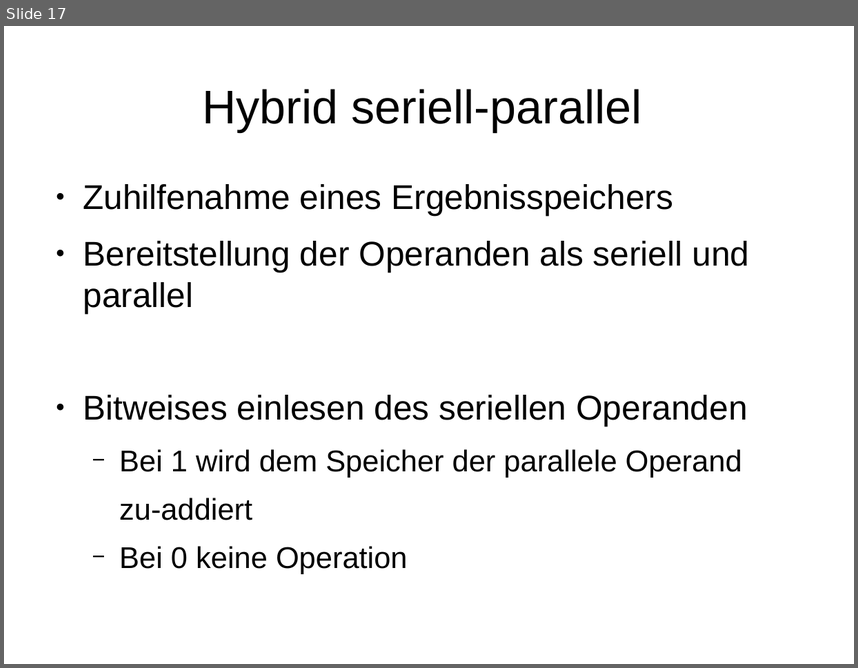
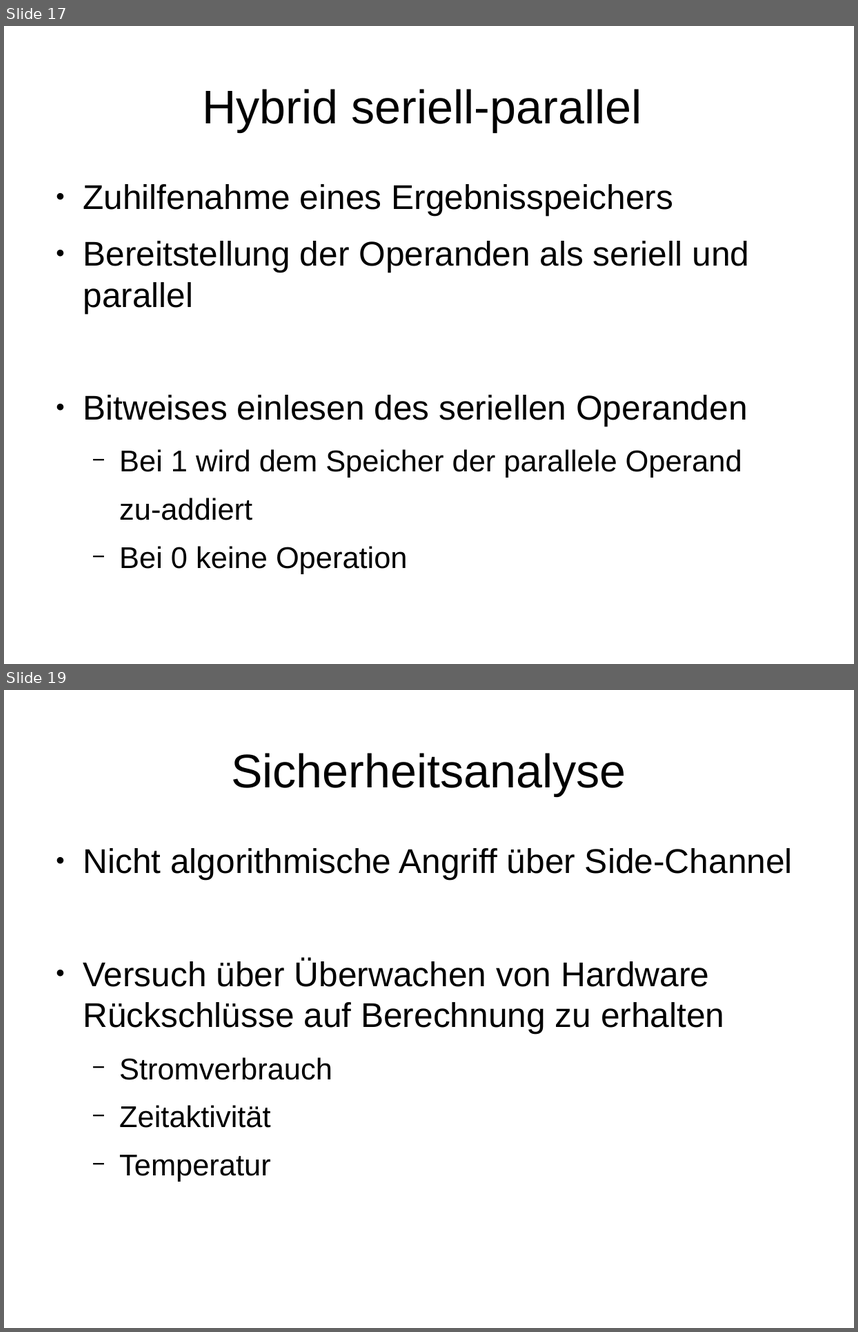
Before and after one commit to stadler-tom/schreibzeug, a slide deck: Presentation/Hauptseminar_RSA.odp. Shown one above the other, each under a label of ours: slide 17 before the commit, slides 17 and 19 after it; the slides between them are not shown. The pictures are 858x668 and 858x1332 pixels, drawn with LibreOffice and Linux fonts; fonts in the diff are those of the drawing. Boxes give left, top, right and bottom in pixels: in the first picture for what was removed or moved away, otherwise in the second. Text is boxed around its words. In the diff, an @@ line names an element or a change of style, - is before the commit and + after.

```diff
--- a/Presentation/Hauptseminar_RSA.odp
+++ b/Presentation/Hauptseminar_RSA.odp
@@ slide 19 added at (4, 690, 854, 1328), background #FFFFFF @@
@@ title added at (231, 753, 626, 796), 44 pt, text #000000 @@
+Sicherheitsanalyse
@@ text added at (83, 848, 793, 1181), 32 pt, text #000000 @@
+● Nicht algorithmische Angriff über Side-Channel
+● Versuch über Überwachen von Hardware Rückschlüsse auf Berechnung zu erhalten
+  − Stromverbrauch
+  − Zeitaktivität
+  − Temperatur
```
Also in this commit, not shown: 1 slide changed, 2 other slides added, 3 slides removed, 1 other file.
